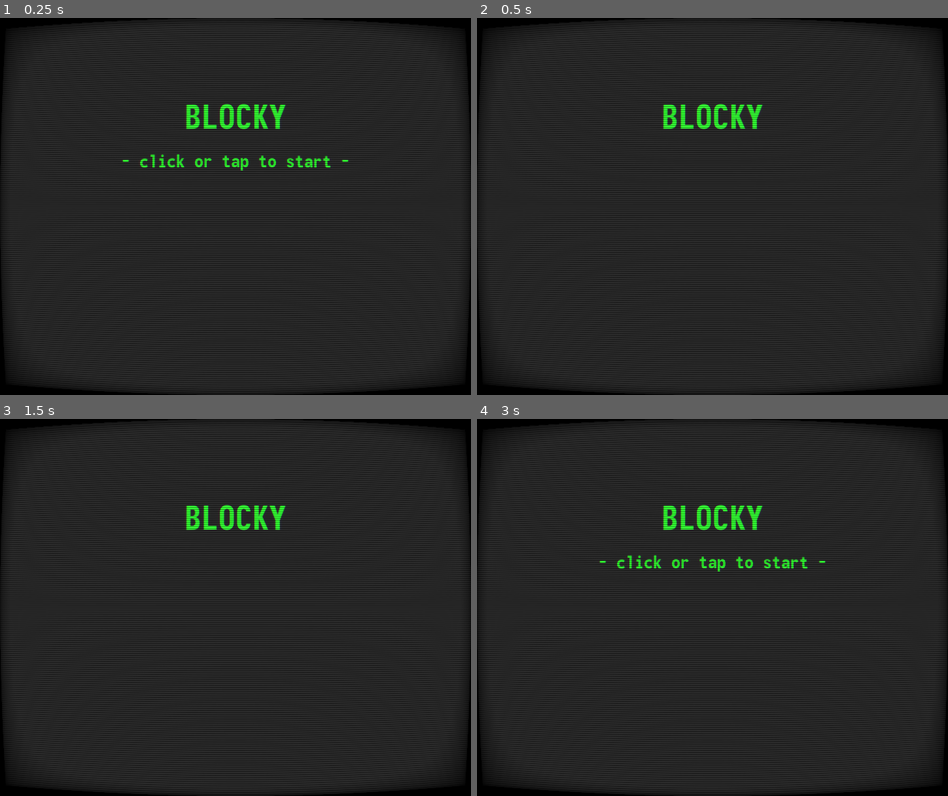
Above: before the commit, frames 1-4 (two rows, left to right).
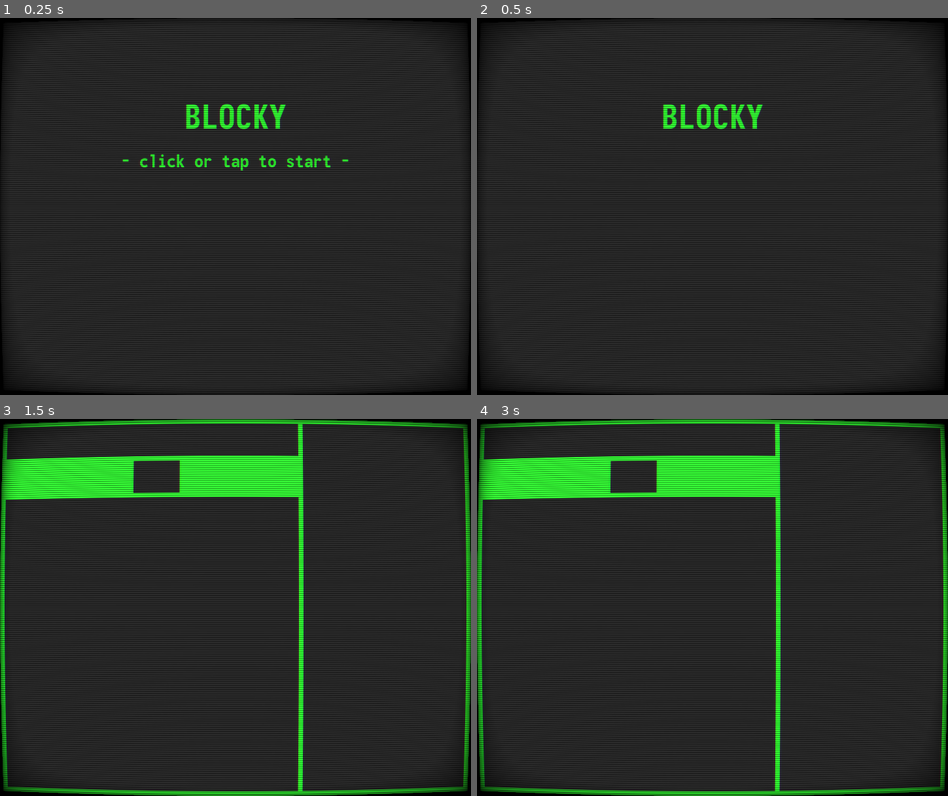
Above: after the commit, the same moments.

Repository: codemonsters/re-play
Game: Godot game, scene res://minigames/blocky/blocky.tscn
Two runs of this game, one before a commit and one after it. Both use one fixed random seed, a clock stepped at 60 frames per second and the inputs below.
Inputs (mouse positions are in pixels of both pictures, inside the frame that each line leads up to):
- Up to frame 1 (0.25 s): no input
- Up to frame 2 (0.5 s): no input
- Up to frame 3 (1.5 s): move the mouse to (339, 588) at 0.52 s; click (339, 588) at 0.67 s; tap Enter at 1.25 s; move the mouse to (141, 626) at 1.27 s; click (141, 626) at 1.42 s
- Up to frame 4 (3 s): tap Enter at 2, 2.75 s; move the mouse to (759, 524) at 2.02 s; click (759, 524) at 2.17 s; move the mouse to (688, 682) at 2.77 s; click (688, 682) at 2.92 s

The runs differ from the first frame. In frame 1, 0.6% of the frame differs, in the area x 2-98%, y 0-99%; in frame 2, 0.5%; in frame 3, 12%; in frame 4, 13%, in the area x 0-100%, y 0-100%.

Commit message:
Añade boceto interfaz usuario partida de Blockyº

Diff:
--- a/src/minigames/blocky/assets/crt_material.tres
+++ b/src/minigames/blocky/assets/crt_material.tres
@@ -6,8 +6,8 @@
 shader = ExtResource( 1 )
 shader_param/screen_size = Vector2( 720, 576 )
 shader_param/show_curvature = true
-shader_param/curvature_x_amount = 6.0
-shader_param/curvature_y_amount = 4.0
+shader_param/curvature_x_amount = 8.0
+shader_param/curvature_y_amount = 6.0
 shader_param/corner_color = Color( 0, 0, 0, 1 )
 shader_param/show_vignette = true
 shader_param/vignette_opacity = 0.25
--- a/src/minigames/blocky/blocky.gd
+++ b/src/minigames/blocky/blocky.gd
@@ -1,13 +1,12 @@
 extends CanvasLayer
 
 func _ready():
-	$Screen/Menu.connect("blocky_start_game", self, "on_start_game")
+	var _ignored = $Screen/Menu.connect("blocky_start_game", self, "on_start_game")
 
 func on_start_game():
 	print("Empecemos")
-	var game_scene = load("game.tscn")
+	var game_scene = preload("res://minigames/blocky/game.tscn")
 
-
-	#get_node("Screen").remove_child(get_node("Menu"))
-	#get_node("Screen").queue_free()
-	get_parent().get_node("Blocky/Screen").add_child(game_scene)
+	get_node("Screen/Menu").queue_free()
+	var screen_node = get_parent().get_node("Blocky/Screen")
+	screen_node.add_child(game_scene.instance())
--- a/src/minigames/blocky/blocky.tscn
+++ b/src/minigames/blocky/blocky.tscn
@@ -12,7 +12,7 @@
 [node name="Menu" parent="Screen" instance=ExtResource( 2 )]
 position = Vector2( 0, 1.12245 )
 
-[node name="ColorRect" type="ColorRect" parent="."]
+[node name="CRTShaderRect" type="ColorRect" parent="."]
 material = ExtResource( 1 )
 margin_right = 720.0
 margin_bottom = 576.0
--- a/src/minigames/blocky/game.tscn
+++ b/src/minigames/blocky/game.tscn
@@ -2,10 +2,50 @@
 
 [node name="Game" type="Node2D"]
 
-[node name="ColorRect" type="ColorRect" parent="."]
+[node name="BackgroundRect" type="ColorRect" parent="."]
 margin_right = 720.0
 margin_bottom = 576.0
 color = Color( 0.2, 1, 0.2, 1 )
 __meta__ = {
 "_edit_use_anchors_": false
 }
+
+[node name="PaletteRect" type="ColorRect" parent="BackgroundRect"]
+margin_left = 464.0
+margin_top = 7.0
+margin_right = 713.0
+margin_bottom = 569.0
+color = Color( 0.156863, 0.156863, 0.156863, 1 )
+__meta__ = {
+"_edit_use_anchors_": false
+}
+
+[node name="StageRect" type="ColorRect" parent="BackgroundRect"]
+margin_left = 7.0
+margin_top = 119.0
+margin_right = 457.0
+margin_bottom = 569.0
+color = Color( 0.156863, 0.156863, 0.156863, 1 )
+__meta__ = {
+"_edit_use_anchors_": false
+}
+
+[node name="MessageRect" type="ColorRect" parent="BackgroundRect"]
+margin_left = 7.0
+margin_top = 7.0
+margin_right = 457.0
+margin_bottom = 56.0
+color = Color( 0.156863, 0.156863, 0.156863, 1 )
+__meta__ = {
+"_edit_use_anchors_": false
+}
+
+[node name="TimeRect" type="ColorRect" parent="BackgroundRect"]
+margin_left = 203.0
+margin_top = 63.0
+margin_right = 274.0
+margin_bottom = 112.0
+color = Color( 0.156863, 0.156863, 0.156863, 1 )
+__meta__ = {
+"_edit_use_anchors_": false
+}
